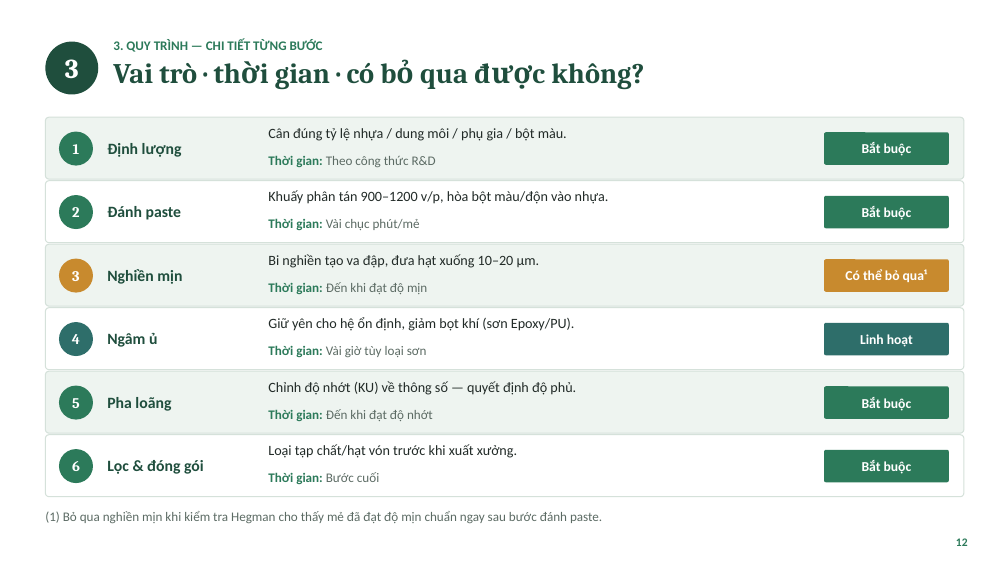
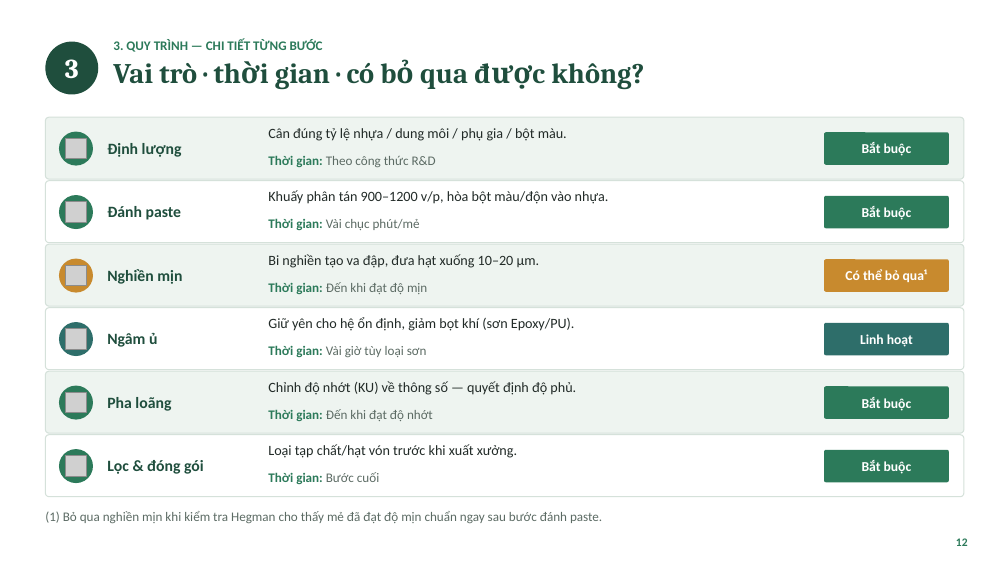
Before and after one commit to tranconcoder/pubic-resources, a slide deck: slide 12 of SuHeo/Báo cáo thực tập - Sơn Hải Vân.pptx. Drawn at 1008x567 pixels with LibreOffice and Linux fonts; fonts in the diff are those of the drawing; grey boxes stand for pictures. Boxes give left, top, right and bottom in pixels: in the first picture for what was removed or moved away, otherwise in the second. Text is boxed around its words. In the diff, an @@ line names an element or a change of style, - is before the commit and + after.

```diff
--- a/SuHeo/Báo cáo thực tập - Sơn Hải Vân.pptx
+++ b/SuHeo/Báo cáo thực tập - Sơn Hải Vân.pptx
@@ picture added at (66,138,86,159) @@
@@ text removed at (73,144,80,154) @@
-1
@@ picture added at (66,202,86,222) @@
@@ text removed at (72,207,79,217) @@
-2
@@ picture added at (66,265,86,286) @@
@@ text removed at (72,271,79,281) @@
-3
@@ picture added at (66,329,86,349) @@
@@ text removed at (72,334,80,344) @@
-4
@@ picture added at (66,392,86,413) @@
@@ text removed at (72,398,80,408) @@
-5
@@ picture added at (66,456,86,476) @@
@@ text removed at (72,461,80,471) @@
-6
```
Also in this commit, not shown: 14 other slides changed, 1 other file.
